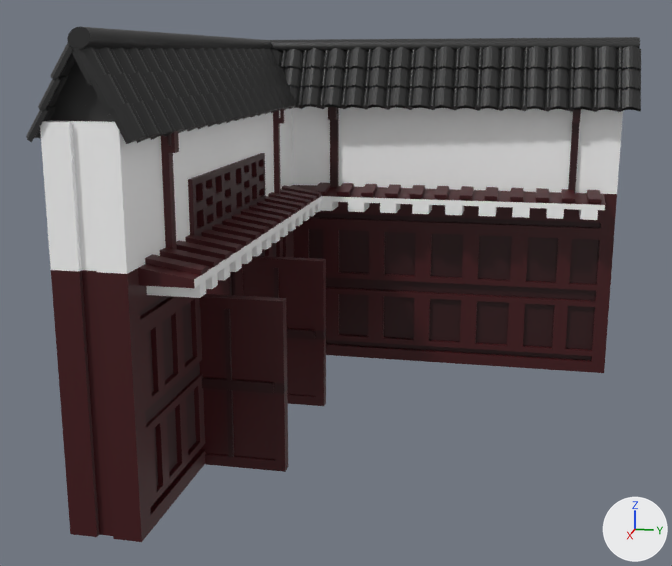
An edit to the glTF model run/textures/build/build5.glb, drawn before and after from the same camera.
The view is the same before and after, from a 50 mm lens placed at (5.07, 1.7, 2.08), pointed at (0.18, 0.72, 0.86). Every picture has the same lights, and +X, +Y and +Z are marked at lower right. Where no turn or scale is listed for an object, it has been applied to the vertices. Vertices at the same position are counted once.

The scene before the commit, as lines of its bpy script (objects in view):
```python
me_立方体_001 = bpy.data.meshes.new('立方体.001')
me_立方体_001.from_pydata(...)  # 116 vertices, 170 faces; spans x -0.1..0.1, y -0.04..2.28, z -0.03..0.03
me_立方体_001.materials.append(mat_マテリアル_001)  # dark red #40070e
me_立方体_002 = bpy.data.meshes.new('立方体.002')
me_立方体_002.from_pydata(...)  # 5756 vertices, 11406 faces; spans x -1.6..1.35, y -0.18..2.33, z -0.61..1.21
# faces by material slot: [3599, 6795, 1012]
me_立方体_002.materials.append(mat_マテリアル_021)  # white #ffffff
me_立方体_002.materials.append(mat_マテリアル_022)  # dark red #40070e
me_立方体_002.materials.append(mat_マテリアル_023)  # dark red #2e050a
me_立方体_028 = bpy.data.meshes.new('立方体.028')
me_立方体_028.from_pydata(...)  # 148 vertices, 292 faces; spans x -0.041..0.042, y -0.267..0.28, z -0.454..0.453
# faces by material slot: [232, 60]
me_立方体_028.materials.append(mat_マテリアル_032)  # dark red #40070e
me_立方体_028.materials.append(mat_マテリアル_033)  # dark red #2e050a
ob_ドア = bpy.data.objects.new('ドア', me_立方体_028)
ob_ドア.location = (-0.188, 0.301, 0.45)
ob_門 = bpy.data.objects.new('門', me_立方体_002)
ob_門.location = (0.248, -0.021, 0.608)
ob_門2_001 = bpy.data.objects.new('門2.001', me_立方体_001)
ob_門2_001.location = (-1.007, -0.09, 1.208)
# also in view: '瓦.001' at (-1.21, 1.02, 1.96); '瓦2' at (1.51, -0.03, 1.93); '門2' at (0.25, 0.26, 1.21); '瓦' at (0.24, -0.02, 1.96); 'ドア2' at (0.75, 0.31, 0.45)
```
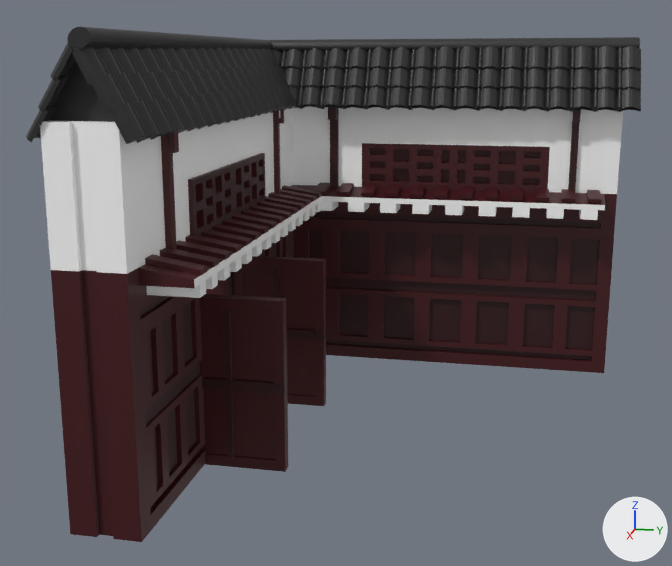
Boxes [x1, y1, x2, y2] around the edits, measured in the pictures (672 x 566 px):
part 1 of me_立方体_002, built on
    before: [385, 148, 417, 182]
    after: [294, 107, 566, 370]

The change in detail:
me_立方体_002 is used by ob_門; location (0.248, -0.021, 0.608).
me_立方体_002 had 5756 vertices, 11406 faces and spanned x -1.6..1.35, y -0.18..2.33, z -0.61..1.21.
me_立方体_002 now has 6906 vertices, 13709 faces and spans x -1.6..1.35, y -0.18..2.33, z -0.61..1.21.
me_立方体_002 part 1: 2 vertices removed from x -1.37, y 0.93, z 0.69..0.82; 1152 vertices added at x -1.59..-1.16, y 0.55..1.93, z -0.61..1.21.
